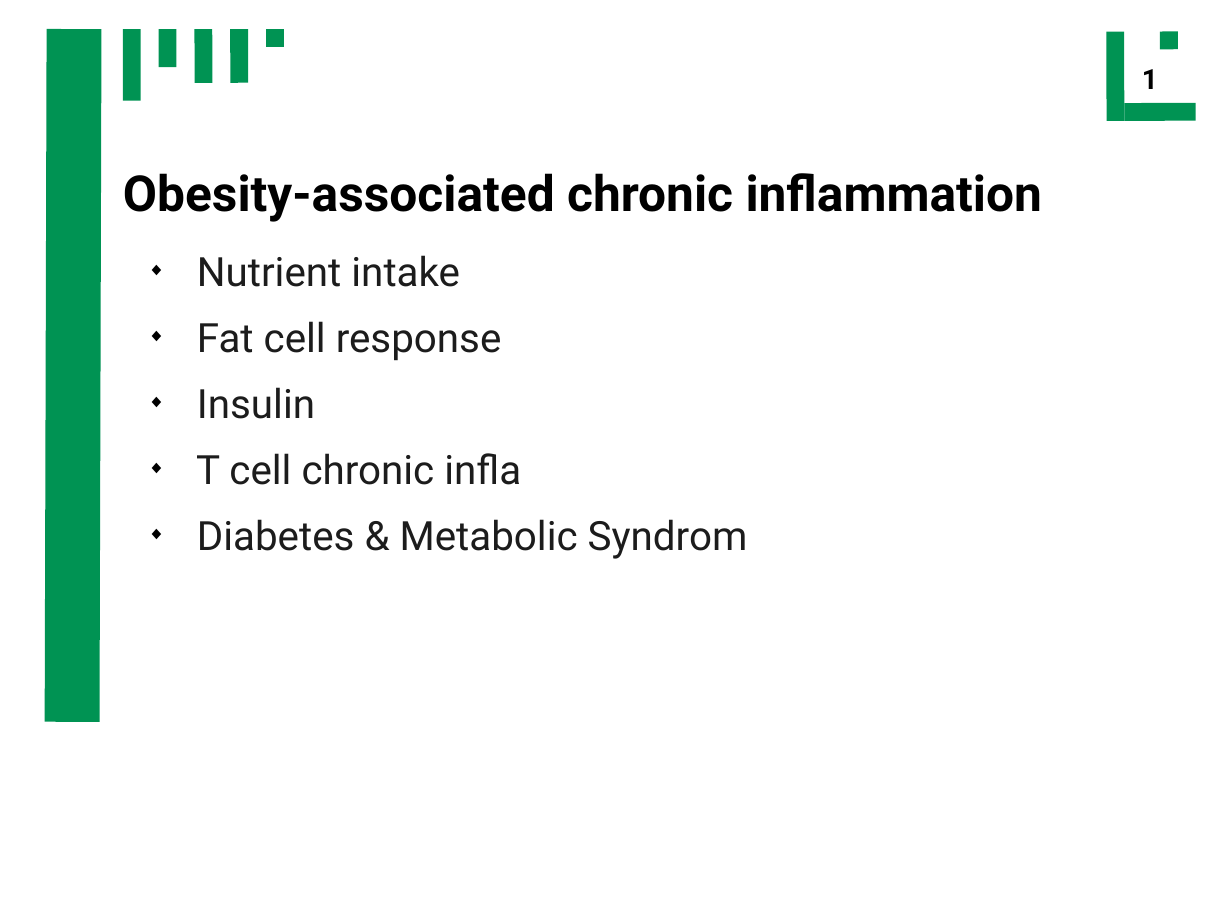
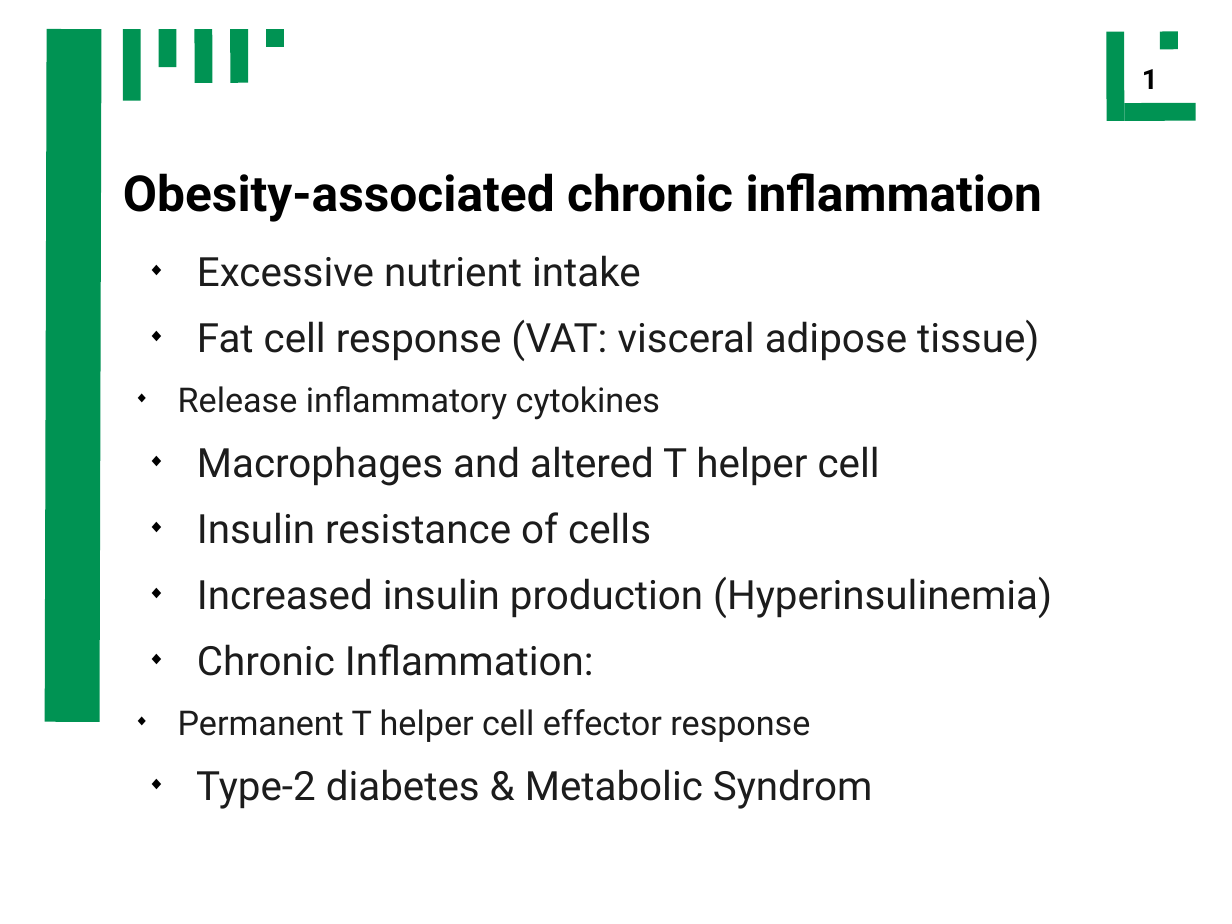
Before and after one commit to ch4perone/HaveFunWithSysBio, a slide deck: slide 3 of presentation.odp (slide 4 before the commit). Drawn at 1232x924 pixels with LibreOffice and Linux fonts; fonts in the diff are those of the drawing. Boxes give left, top, right and bottom in pixels: in the first picture for what was removed or moved away, otherwise in the second. Text is boxed around its words. In the diff, an @@ line names an element or a change of style, - is before the commit and + after.

```diff
--- a/presentation.odp
+++ b/presentation.odp
@@ text at (178,255,1052,809): text changed @@
-◆ Nutrient intake
-◆ Fat cell response
-◆ Insulin
-◆ T cell chronic infla
-◆ Diabetes & Metabolic Syndrom
+◆ Excessive nutrient intake
+◆ Fat cell response (VAT: visceral adipose tissue)
+  ◆ Release inflammatory cytokines
+◆ Macrophages and altered T helper cell
+◆ Insulin resistance of cells
+◆ Increased insulin production (Hyperinsulinemia)
+◆ Chronic Inflammation:
+  ◆ Permanent T helper cell effector response
+◆ Type-2 diabetes & Metabolic Syndrom
```
Also in this commit, not shown: 5 other slides changed, 7 slides added, 3 slides removed, 9 other files.
